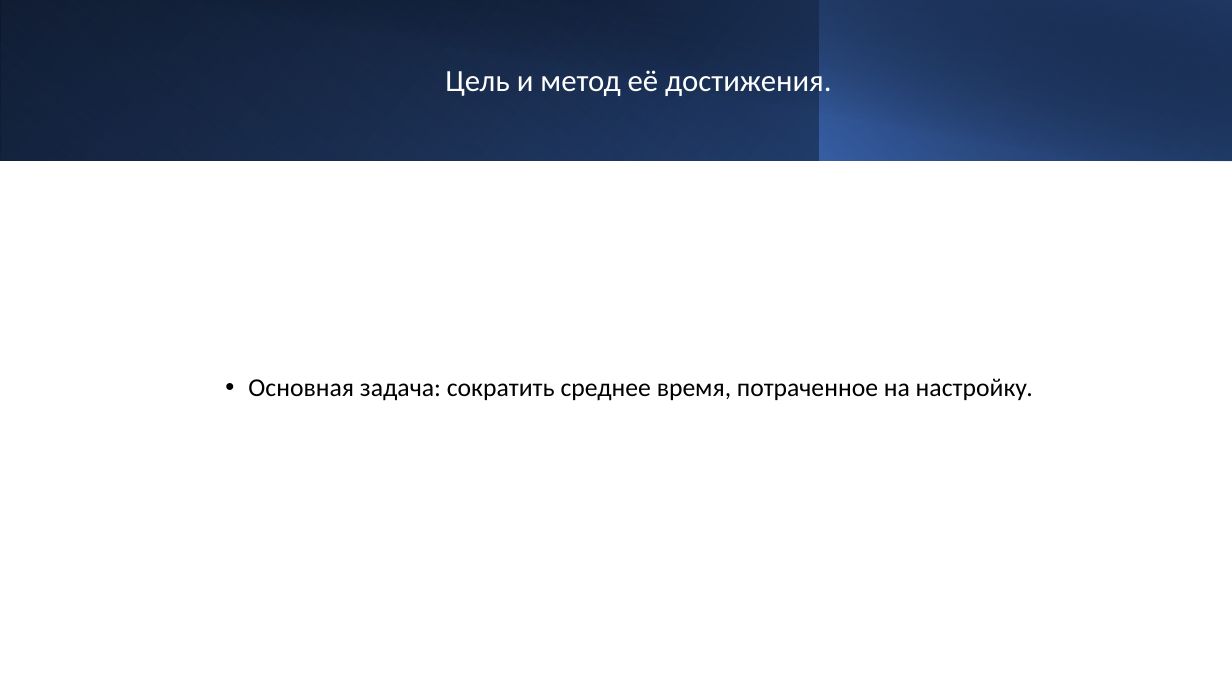
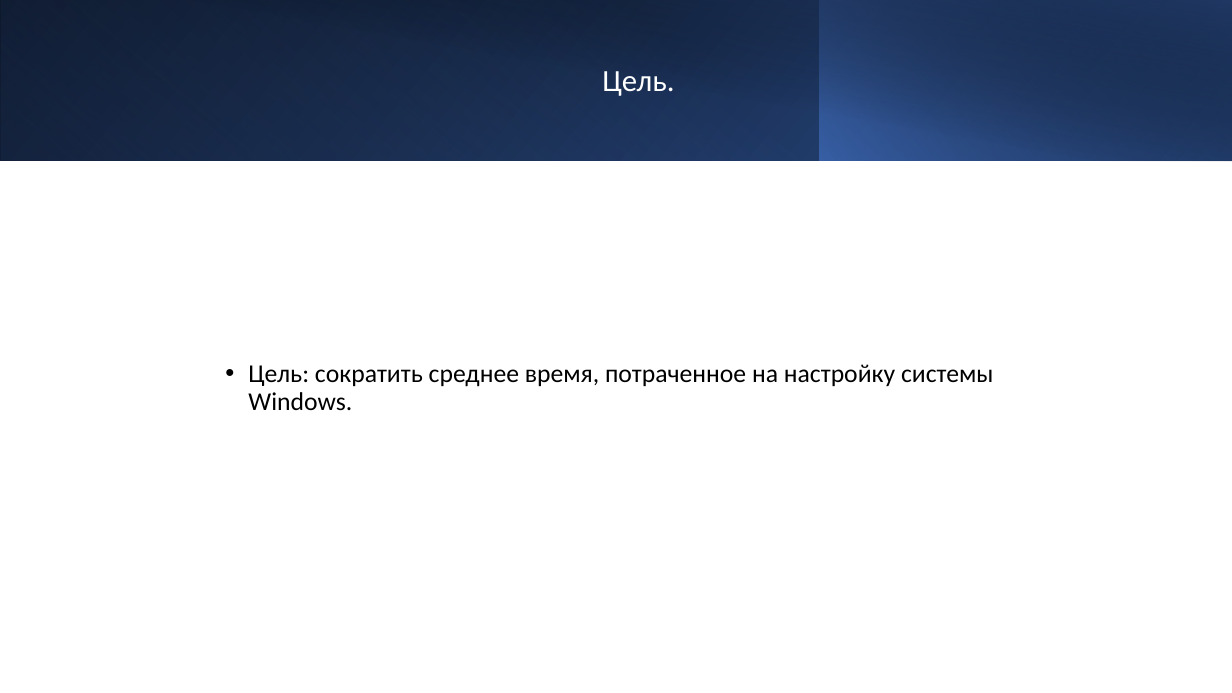
Before and after one commit to mosheadd/WinAPI_PRoject, a slide deck: slide 4 of Презентация.pptx. Drawn at 1232x693 pixels with LibreOffice and Linux fonts; fonts in the diff are those of the drawing. Boxes give left, top, right and bottom in pixels: in the first picture for what was removed or moved away, otherwise in the second. Text is boxed around its words. In the diff, an @@ line names an element or a change of style, - is before the commit and + after.

```diff
--- a/Презентация.pptx
+++ b/Презентация.pptx
@@ title at (602, 71, 674, 96): text changed @@
-Цель и метод её достижения.
+Цель.
@@ text at (248, 364, 993, 411): text changed @@
-• Основная задача: сократить среднее время, потраченное на настройку.
+• Цель: сократить среднее время, потраченное на настройку системы Windows.
```
Also in this commit, not shown: 1 other slide changed, 49 other files.
